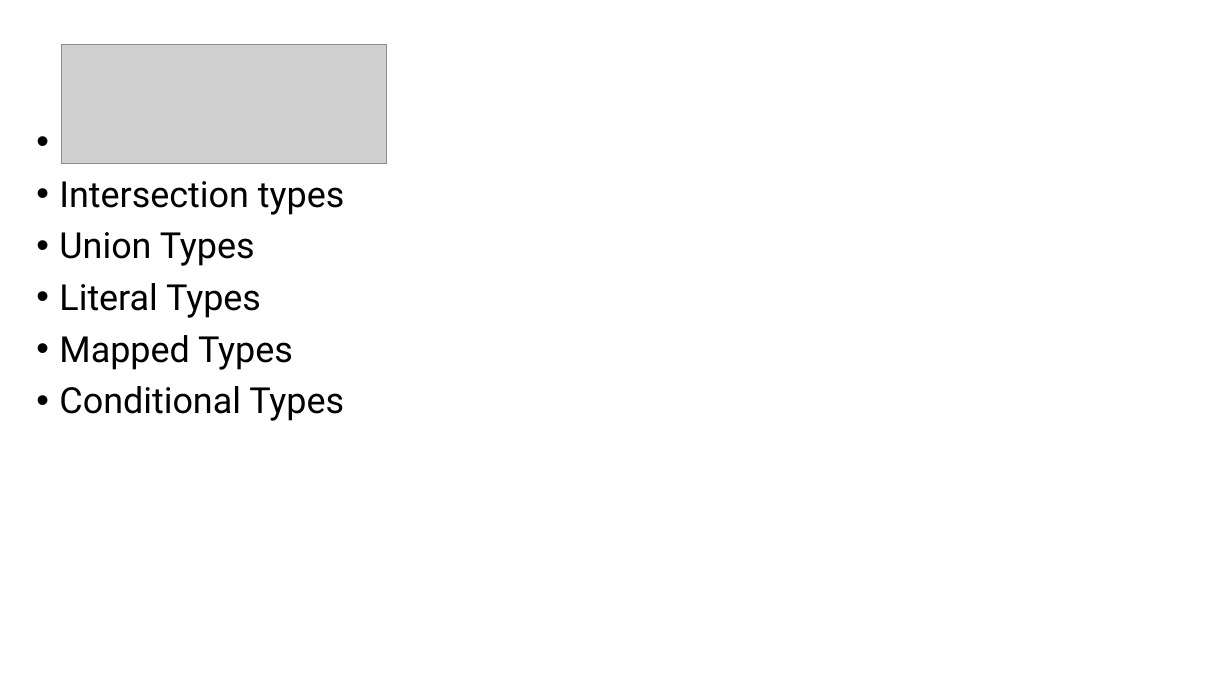
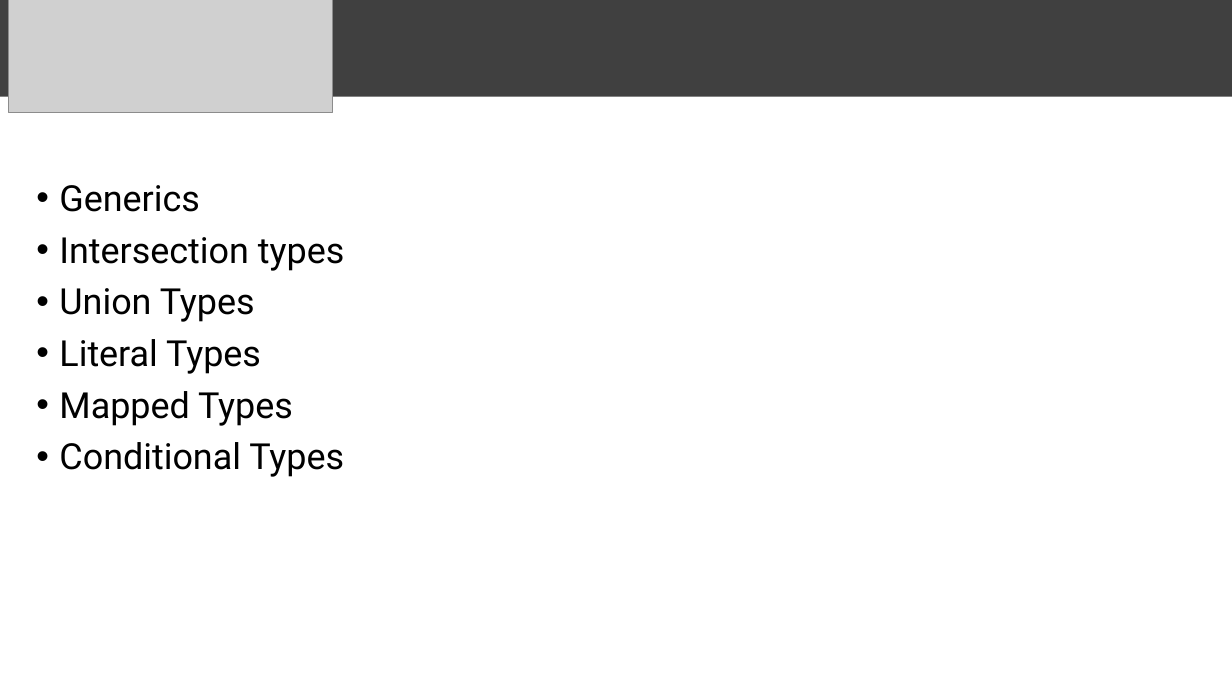
Before and after one commit to ymekesser/a-type-of-magic-presentation, a slide deck: slide 3 of a-type-of-magic.pptx. Drawn at 1232x693 pixels with LibreOffice and Linux fonts; fonts in the diff are those of the drawing; grey boxes stand for pictures. Boxes give left, top, right and bottom in pixels: in the first picture for what was removed or moved away, otherwise in the second. Text is boxed around its words. In the diff, an @@ line names an element or a change of style, - is before the commit and + after.

Commit message:
Adjusted the layout a bit to give it more structure

```diff
--- a/a-type-of-magic.pptx
+++ b/a-type-of-magic.pptx
@@ rectangle added at (0,0,1232,97), fill #404040 @@
@@ picture: place and size @@
-picture at (62,44,387,164)
+picture at (8,0,334,112)
@@ text "Generics" rewrapped from (59,122,344,421) to (59,185,344,477) @@
```
Also in this commit, not shown: 18 other slides changed.
